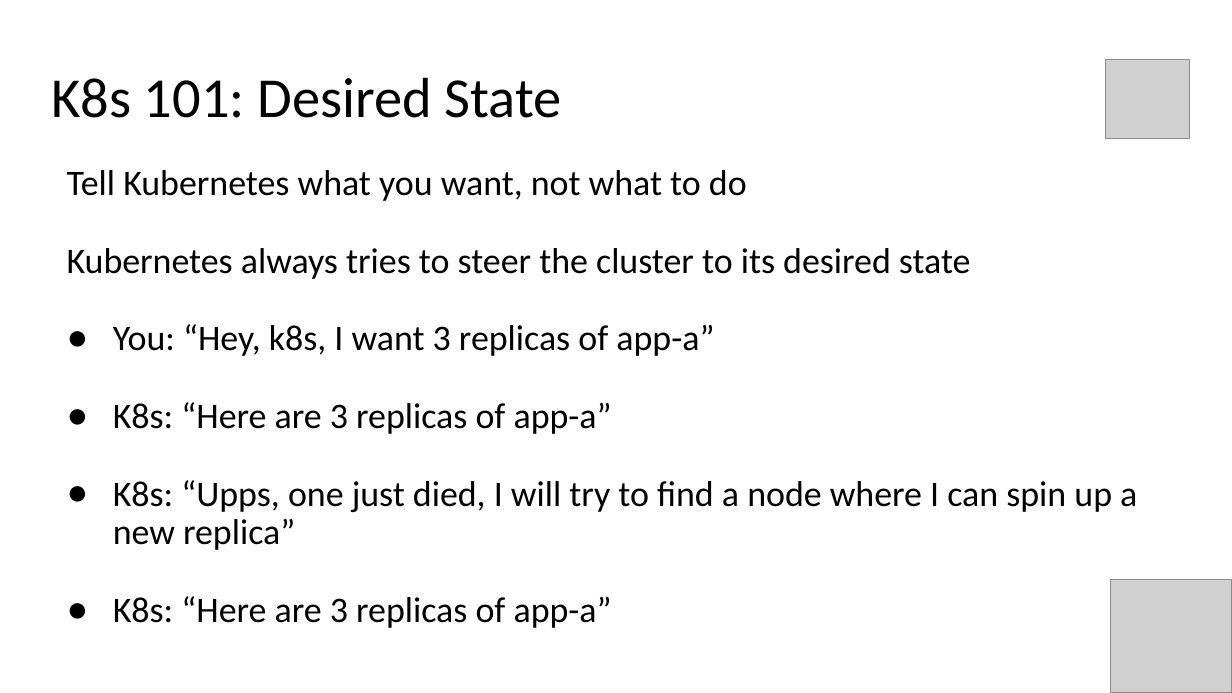
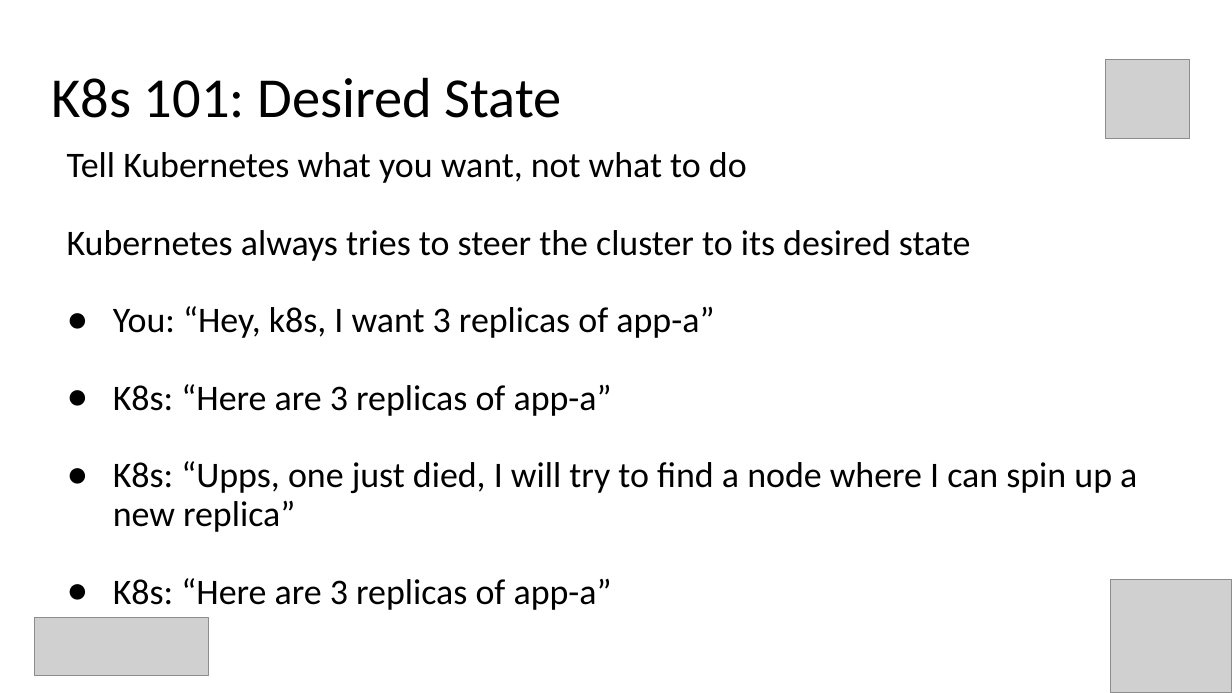
Before and after one commit to evgenyb/aks-workshops, a slide deck: slide 14 of 01-aks-and-k8s-101/slides/Introduction to AKS.pptx (slide 13 before the commit). Drawn at 1232x693 pixels with LibreOffice and Linux fonts; fonts in the diff are those of the drawing; grey boxes stand for pictures. Boxes give left, top, right and bottom in pixels: in the first picture for what was removed or moved away, otherwise in the second. Text is boxed around its words. In the diff, an @@ line names an element or a change of style, - is before the commit and + after.

```diff
--- a/01-aks-and-k8s-101/slides/Introduction to AKS.pptx
+++ b/01-aks-and-k8s-101/slides/Introduction to AKS.pptx
@@ text "Tell Kubernetes what you want, ...": place and size @@
-text "Tell Kubernetes what you want, ..." at bbox=[67, 170, 1137, 628]
+text "Tell Kubernetes what you want, ..." at bbox=[67, 152, 1137, 610]
@@ picture added at bbox=[35, 618, 209, 677] @@
```
Also in this commit, not shown: 32 other slides changed, 2 slides added, 2 other files.
